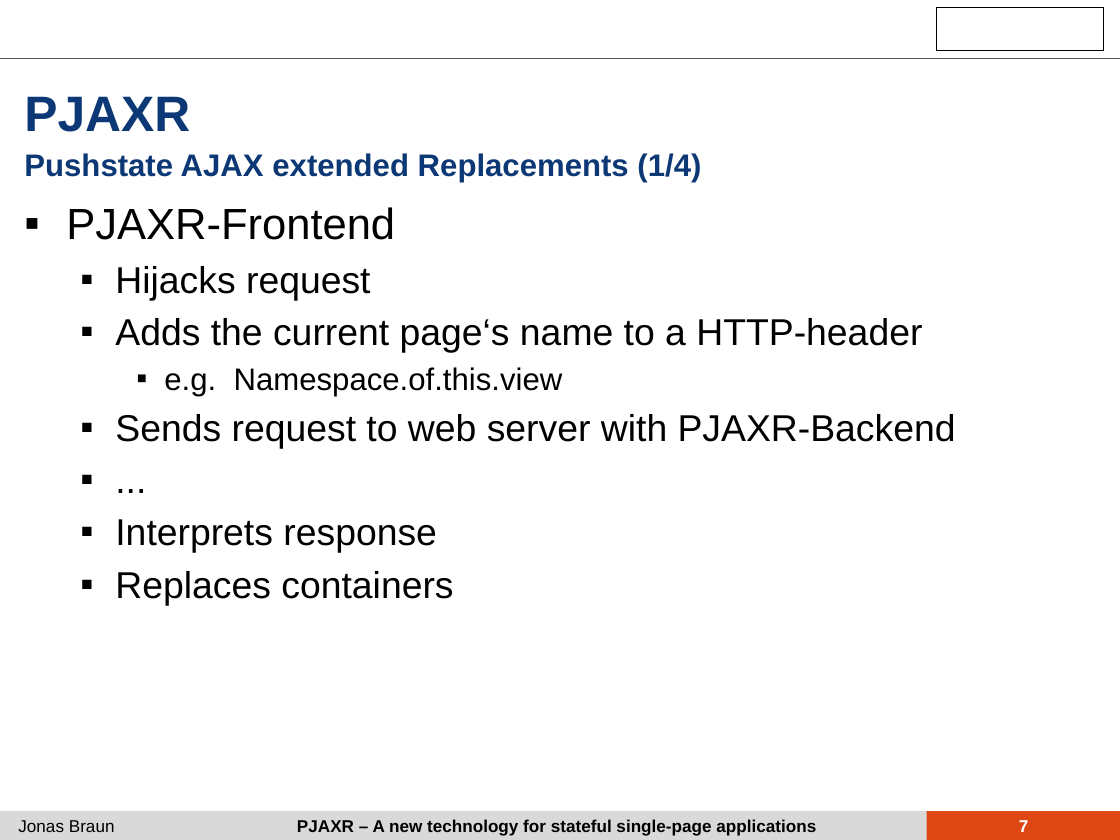
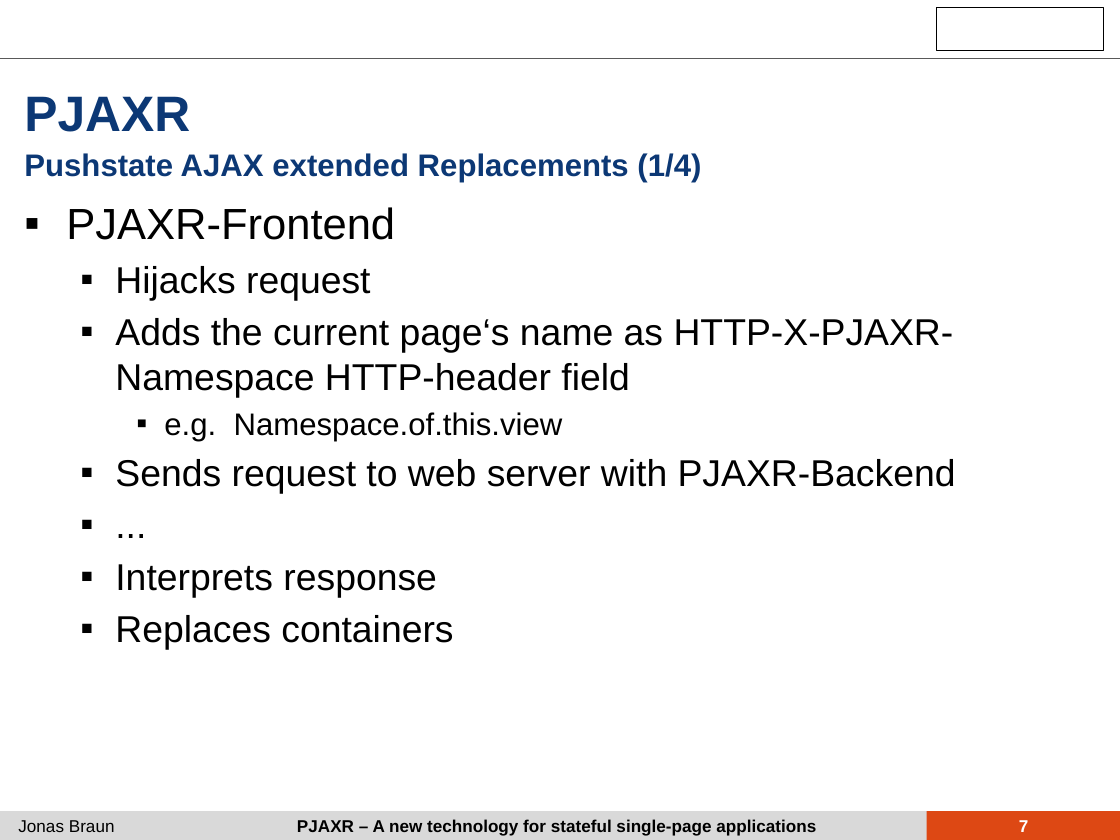
Before and after one commit to iekadou/bachelor-thesis, a slide deck: slide 7 of colloquium/colloquium.pptx. Drawn at 1120x840 pixels with LibreOffice and Linux fonts; fonts in the diff are those of the drawing; background and template pictures are left out. Boxes give left, top, right and bottom in pixels: in the first picture for what was removed or moved away, otherwise in the second. Text is boxed around its words. In the diff, an @@ line names an element or a change of style, - is before the commit and + after.

```diff
--- a/colloquium/colloquium.pptx
+++ b/colloquium/colloquium.pptx
@@ text at (x1=115, y1=318, x2=954, y2=398): text changed @@
-  ▪ Adds the current page‘s name to a HTTP-header
+  ▪ Adds the current page‘s name as HTTP-X-PJAXR-Namespace HTTP-header field
```
Also in this commit, not shown: 4 other slides changed, 54 other files.
